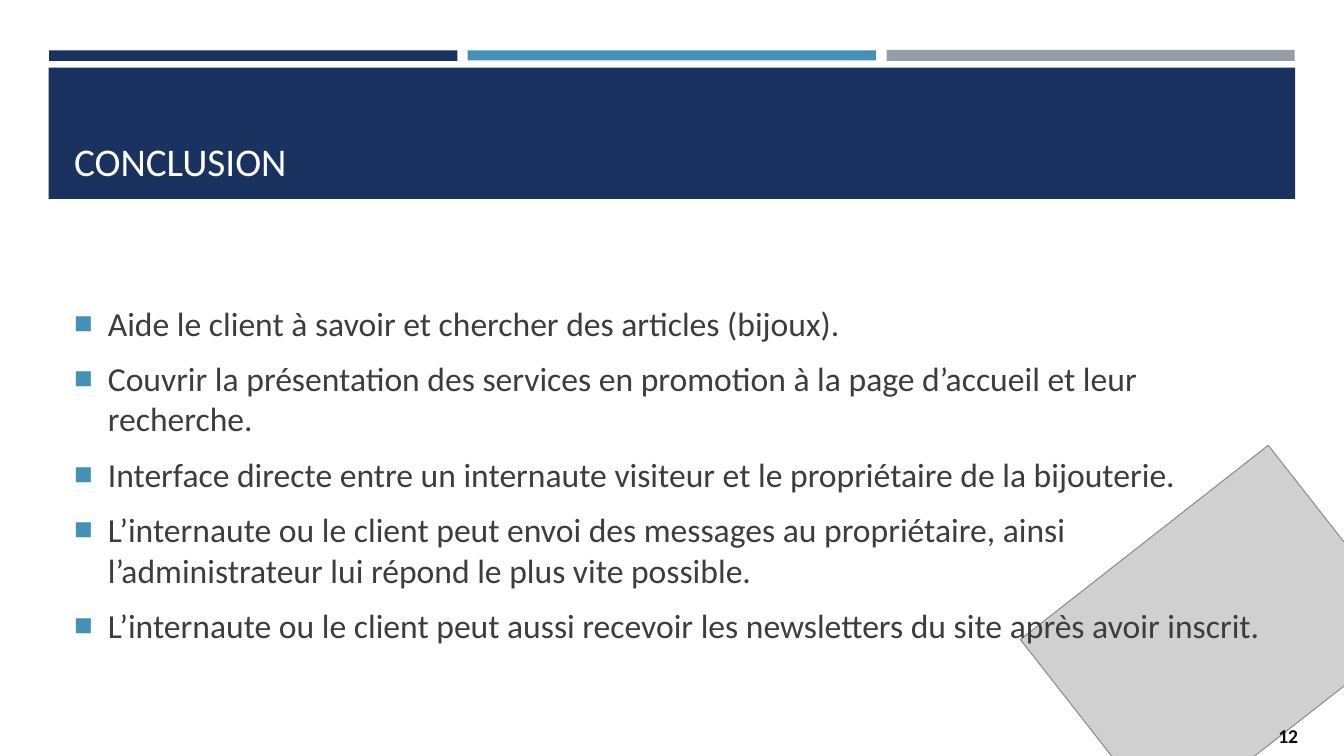
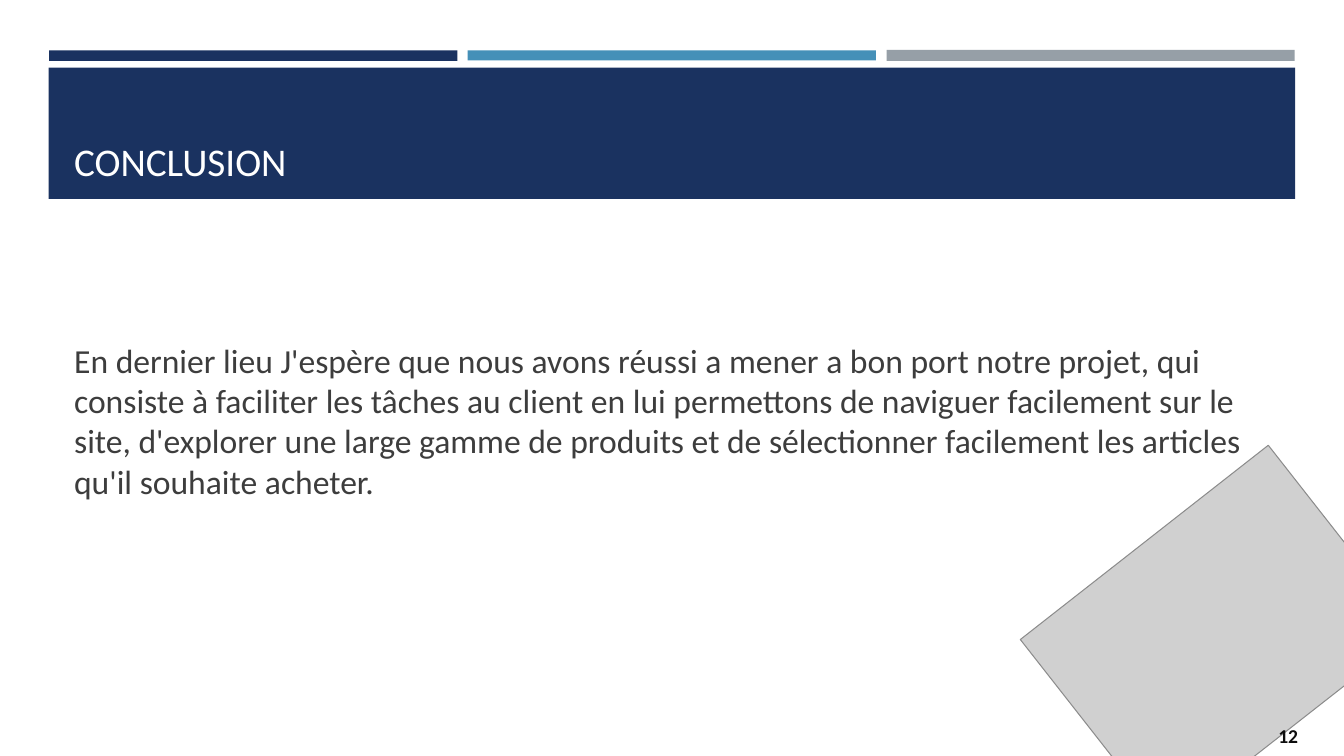
Before and after one commit to saklyayoub/bonchoix.net, a slide deck: slide 12 of global/Présentation.pptx. Drawn at 1344x756 pixels with LibreOffice and Linux fonts; fonts in the diff are those of the drawing; grey boxes stand for pictures. Boxes give left, top, right and bottom in pixels: in the first picture for what was removed or moved away, otherwise in the second. Text is boxed around its words. In the diff, an @@ line names an element or a change of style, - is before the commit and + after.

```diff
--- a/global/Présentation.pptx
+++ b/global/Présentation.pptx
@@ text at [74,349,1240,500]: text changed @@
-■ Aide le client à savoir et chercher des articles (bijoux).
-■ Couvrir la présentation des services en promotion à la page d’accueil et leur recherche.
-■ Interface directe entre un internaute visiteur et le propriétaire de la bijouterie.
-■ L’internaute ou le client peut envoi des messages au propriétaire, ainsi l’administrateur lui répond le plus vite possible.
-■ L’internaute ou le client peut aussi recevoir les newsletters du site après avoir inscrit.
+En dernier lieu J'espère que nous avons réussi a mener a bon port notre projet, qui consiste à faciliter les tâches au client en lui permettons de naviguer facilement sur le site, d'explorer une large gamme de produits et de sélectionner facilement les articles qu'il souhaite acheter.
```
Also in this commit, not shown: 1 other slide changed.
